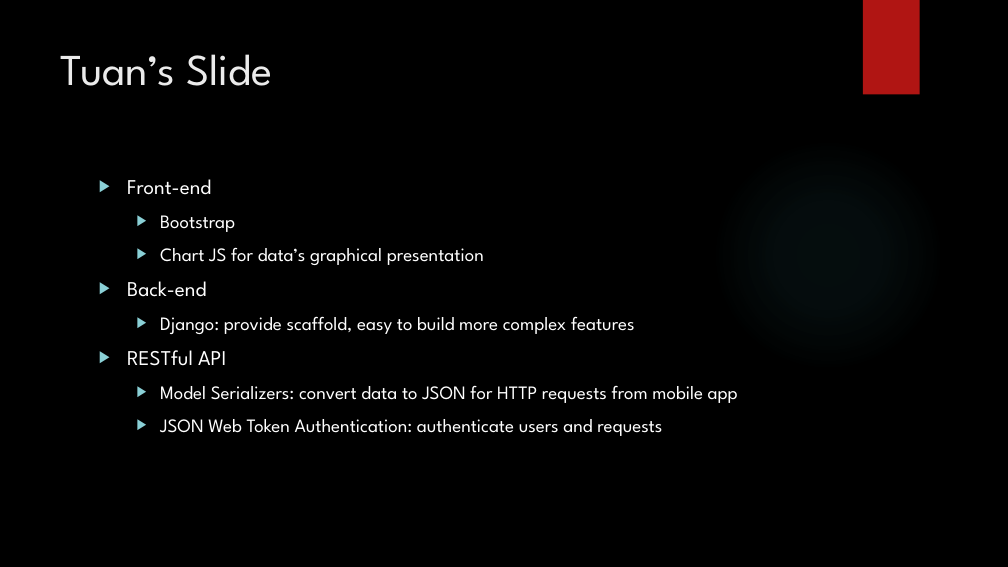
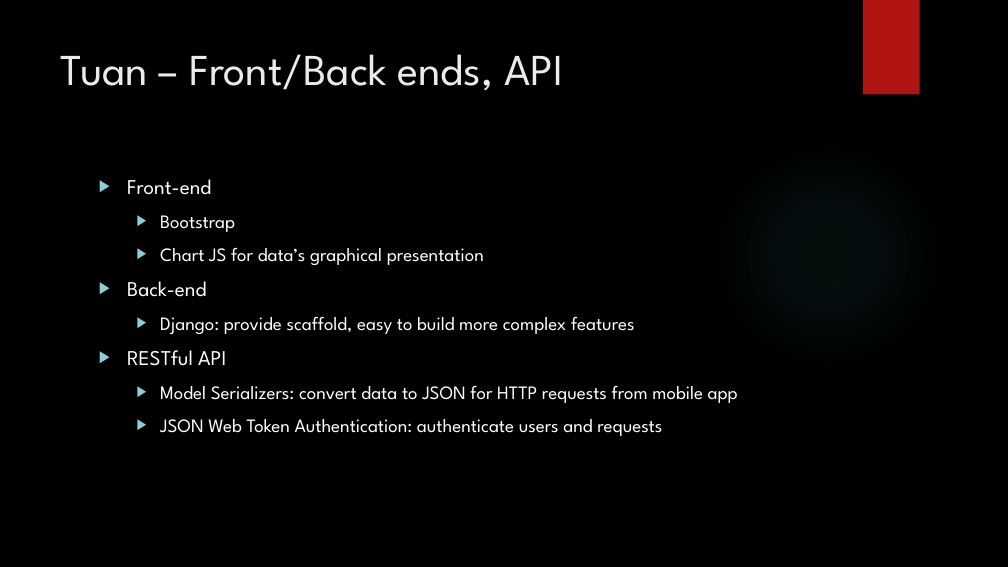
Before and after one commit to Visteus/Shopping-Manager, a slide deck: slide 8 of BudgetBuddy(final).pptx. Drawn at 1008x567 pixels with LibreOffice and Linux fonts; fonts in the diff are those of the drawing; background and template pictures are left out. Boxes give left, top, right and bottom in pixels: in the first picture for what was removed or moved away, otherwise in the second. Text is boxed around its words. In the diff, an @@ line names an element or a change of style, - is before the commit and + after.

Commit message:
Added Tom's slide

```diff
--- a/BudgetBuddy(final).pptx
+++ b/BudgetBuddy(final).pptx
@@ title at [61,54,563,91]: text changed @@
-Tuan’s Slide
+Tuan – Front/Back ends, API
```
Also in this commit, not shown: 1 other slide changed.
